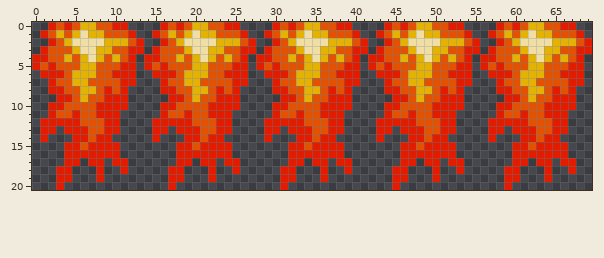
Sprite sheet, stored at src/main/resources/net/exodiusmc/example_jetpack_jordy/fire.png. Above, as it was before the edit.
The file is 140x42 pixels, drawn in blocks of 2x2; one block is one cell here.
Once edited:
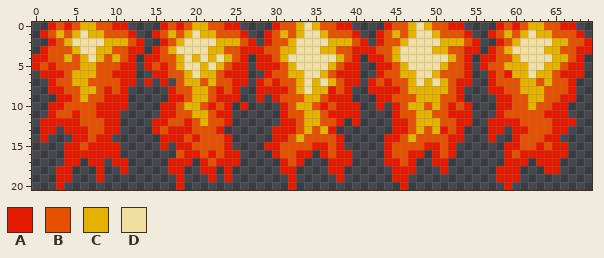
Palette (. is transparent): A #e51b00  B #e55100  C #e5b200  D #f1dfa2
The edit:
Colour A is added in row 2 at x 29 and 43; in row 3 at x 28 and 42; in row 7 at x 14, 28, 42 and 57; in row 8 at x 28 to 29, 42 to 43 and 57; in row 9 at x 28, 30, 43 to 44 and 58; in row 10 at x 26, 40, 43 and 54.
Colour A is added in row 11 at x 39 to 40 and 53 to 54; in row 12 at x 40, 53 to 54 and 67; in row 13 at x 17, 31, 45 and 53; in row 14 at x 16 to 18, 24, 30 to 31, 38, 44 to 45, 52 to 53 and 60; in row 15 at x 16, 29 to 30, 44 and 59; in row 16 at x 25, 30, 39, 44 and 59.
Colour A is added in row 17 at x 17, 23, 31, 37, 44 to 45, 51, 59 and 65; in row 18 at x 21, 24, 37 to 38, 47, 51, 58 and 65; in row 19 at x 24, 38 and 58; in row 20 at x 18, 32 and 46.
Colour A replaces colour B in row 5 at x 29 and 43; in row 11 at x 17, 31 and 45.
Colour B is added in row 7 at x 29 and 43; in row 14 at x 32 and 46; in rows 15 to 16 at x 31 and 45.
Colour B replaces colour A in row 0 at x 32 and 46; in row 2 at x 30 and 44; in row 3 at x 29 and 43; in row 5 at x 53 and 58; in row 6 at x 17, 30 to 31, 44 to 45, 52 to 53 and 58; in row 7 at x 58.
Colour B replaces colour A in row 8 at x 59 and 65; in row 9 at x 31 to 32, 45 to 46, 51 to 52, 60 and 65; in row 10 at x 23, 37, 51, 53 and 64; in row 11 at x 19, 22, 33, 36, 47, 50 to 51 and 61; in row 12 at x 17 to 18, 23, 33, 37, 47, 51 to 52 and 61; in row 13 at x 16, 20, 33, 47, 52 and 62.
Colour B replaces colour A in row 14 at x 19, 22 to 23, 34, 36 to 37, 48, 50 to 51 and 61 to 62; in row 15 at x 21 to 23, 32 to 33, 37, 46 to 47, 51, 61 and 64; in row 16 at x 18, 21, 23, 32, 37, 46, 51 and 60; in row 17 at x 22, 32 and 46.
Colour B replaces colour C in row 2 at x 67.
Colour C replaces colour A in row 8 at x 51; in row 10 at x 50; in row 13 at x 34 and 48; in row 14 at x 33 and 47.
Colour C replaces colour B in row 0 at x 33 and 47; in row 3 at x 17, 31 to 32, 45 and 59; in row 4 at x 31, 45 and 65; in row 5 at x 18, 23, 32, 37, 46, 51, 59 to 61 and 64 to 65; in row 6 at x 22, 32, 36, 46, 50, 60 and 64; in row 7 at x 22, 35, 37, 49, 51 and 64.
Colour C replaces colour B in row 8 at x 33, 36, 47, 50 and 61; in row 9 at x 21, 35, 49 to 50 and 63; in row 10 at x 19 to 20, 33 to 34, 47 to 48 and 62; in row 11 at x 20 to 21, 34 to 35 and 48 to 49; in row 12 at x 21, 34 to 35 and 48 to 50; in row 13 at x 36 and 50.
Colour D replaces colour B in row 3 at x 18, 46 and 60; in row 4 at x 19, 23, 33, 37, 47, 51 and 61; in row 5 at x 19, 22, 33, 36, 47 and 50; in row 7 at x 36 and 50.
Colour D replaces colour C in row 0 at x 34 and 48; in row 1 at x 35 and 49; in row 3 at x 19, 33, 47 and 61; in row 4 at x 32, 34, 36, 46, 48, 50, 62 and 64; in row 5 at x 20, 34 to 35, 48 to 49 and 62 to 63; in row 6 at x 20, 34 to 35, 48 to 49 and 62.
Colour D replaces colour C in row 7 at x 34 and 48; in row 8 at x 34.
The edit erases colour A in row 5 at x 42; in row 7 at x 68; in row 8 at x 16; in row 10 at x 25, 30, 44 and 67; in row 11 at x 30 and 44; in row 12 at x 29 to 30 and 43 to 44.
The edit erases colour A in row 13 at x 24, 29, 38 and 43 to 44; in row 14 at x 15, 29 and 43; in row 16 at x 35 and 49; in row 17 at x 35 to 36, 49, 52 to 53 and 66 to 67; in row 18 at x 25, 36, 39, 50, 53 and 67; in row 19 at x 17, 31, 36, 50 and 64.
The edit erases colour A in row 20 at x 17, 31 and 45.
The edit erases colour B in row 7 at x 17.
